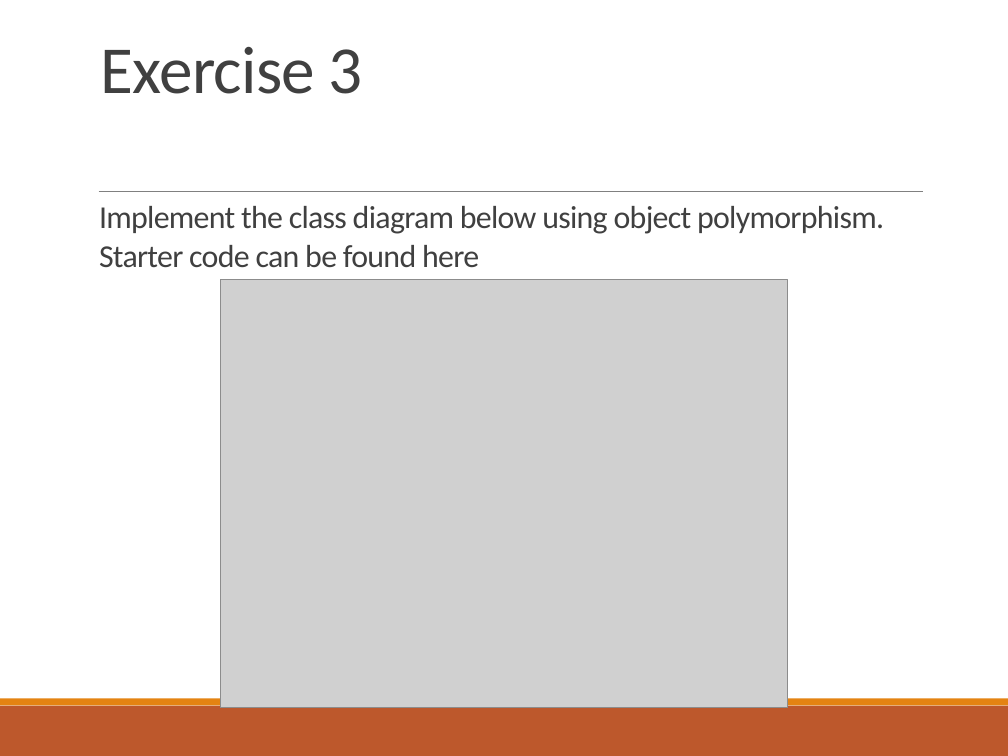
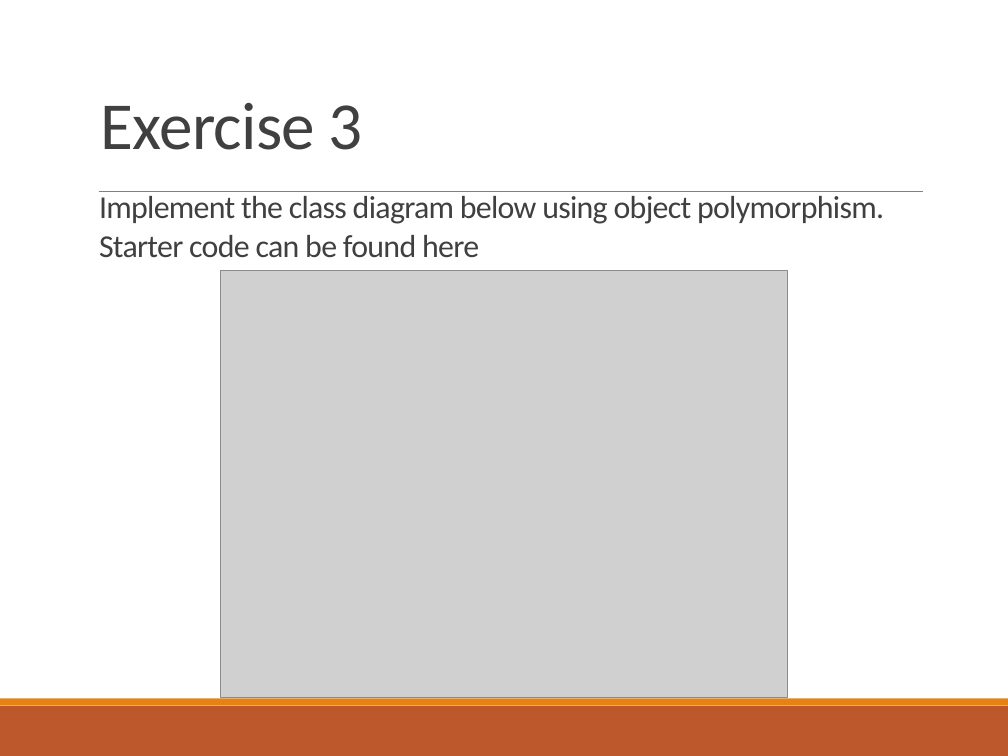
Before and after one commit to deeperj/dillinger, a slide deck: slide 36 of thesis/ukapp2/wqu_isc/sofware_design/Lesson 4 - Java.pptx (slide 35 before the commit). Drawn at 1008x756 pixels with LibreOffice and Linux fonts; fonts in the diff are those of the drawing; grey boxes stand for pictures. Boxes give left, top, right and bottom in pixels: in the first picture for what was removed or moved away, otherwise in the second. Text is boxed around its words. In the diff, an @@ line names an element or a change of style, - is before the commit and + after.

```diff
--- a/thesis/ukapp2/wqu_isc/sofware_design/Lesson 4 - Java.pptx
+++ b/thesis/ukapp2/wqu_isc/sofware_design/Lesson 4 - Java.pptx
@@ title "Exercise 3": place and size @@
-title "Exercise 3" at [101,47,363,94]
+title "Exercise 3" at [101,103,363,150]
@@ text "Implement the class diagram below ...": place and size @@
-text "Implement the class diagram below ..." at [99,206,884,268]
+text "Implement the class diagram below ..." at [99,196,884,258]
@@ picture: place and size @@
-picture at [221,280,787,708]
+picture at [221,270,787,698]
```
Also in this commit, not shown: 1 slide added, 3 other files.
